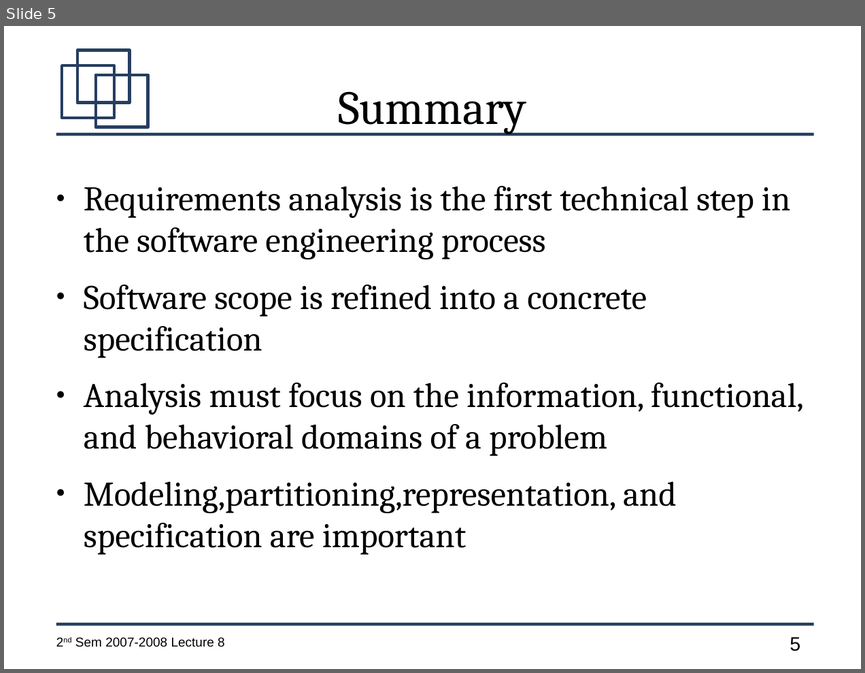
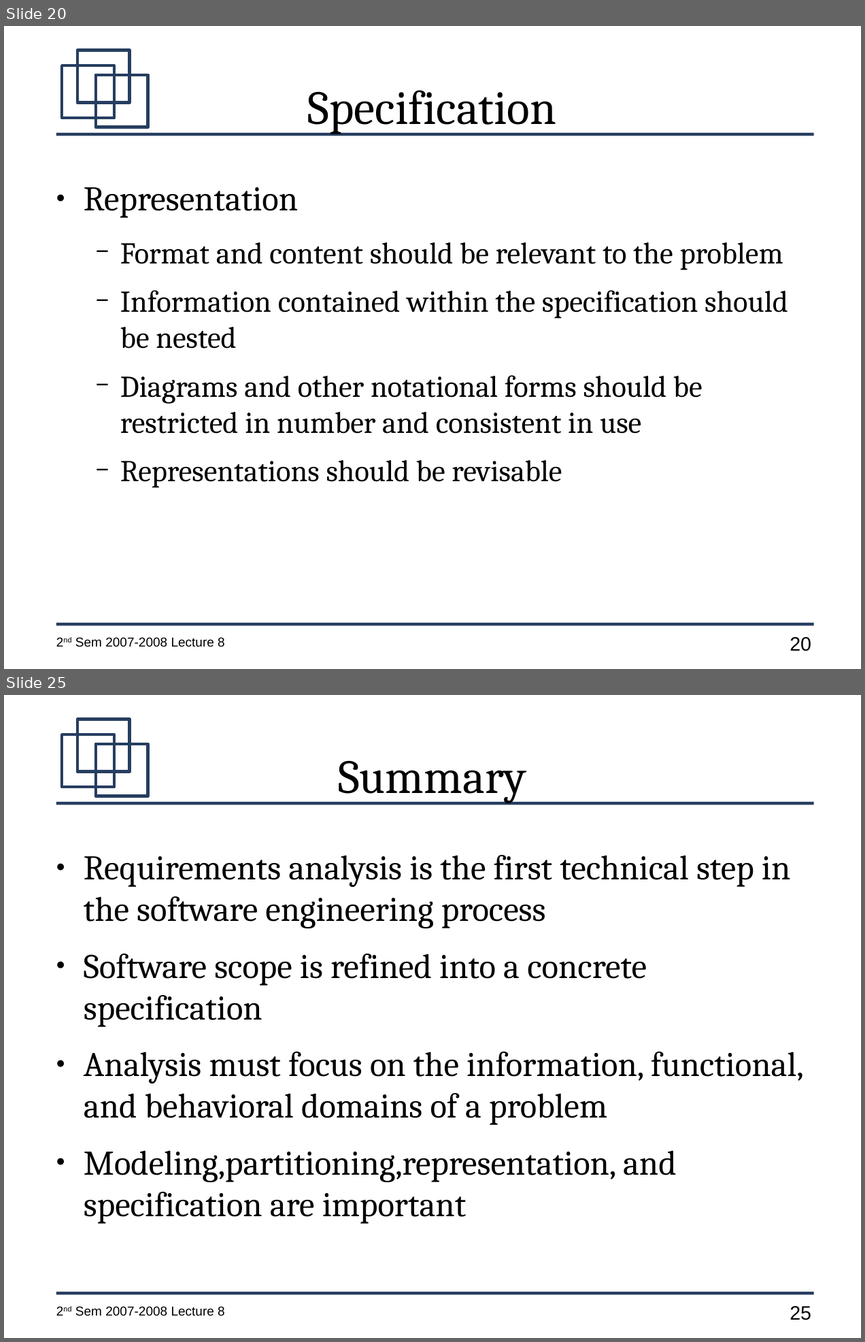
Before and after one commit to jachermocilla/jach-homepage, a slide deck: CMSC128-2nd-Sem-2007-L9.odp. Shown one above the other, each under a label of ours: slide 5 before the commit, slides 20 and 25 after it; the slides between them are not shown. The pictures are 865x673 and 865x1342 pixels, drawn with LibreOffice and Linux fonts; fonts in the diff are those of the drawing. Boxes give left, top, right and bottom in pixels: in the first picture for what was removed or moved away, otherwise in the second. Text is boxed around its words. In the diff, an @@ line names an element or a change of style, - is before the commit and + after.

```diff
--- a/CMSC128-2nd-Sem-2007-L9.odp
+++ b/CMSC128-2nd-Sem-2007-L9.odp
@@ slide 20 added at [4, 26, 861, 669], background #FFFFFF; not listed: 7 template elements that a slide beside it also shows @@
@@ title added at [308, 90, 556, 134], 44 pt, text #000000 @@
+Specification
@@ text added at [84, 187, 788, 488], 28 pt, text #000000 @@
+● Representation
+  − Format and content should be relevant to the problem
+  − Information contained within the specification should be nested
+  − Diagrams and other notational forms should be restricted in number and consistent in use
+  − Representations should be revisable
@@ what was slide 5 is now slide 25 @@
@@ page number at [789, 1306, 811, 1320]: text changed @@
-5
+25
```
Also in this commit, not shown: 1 slide changed, 19 other slides added.
